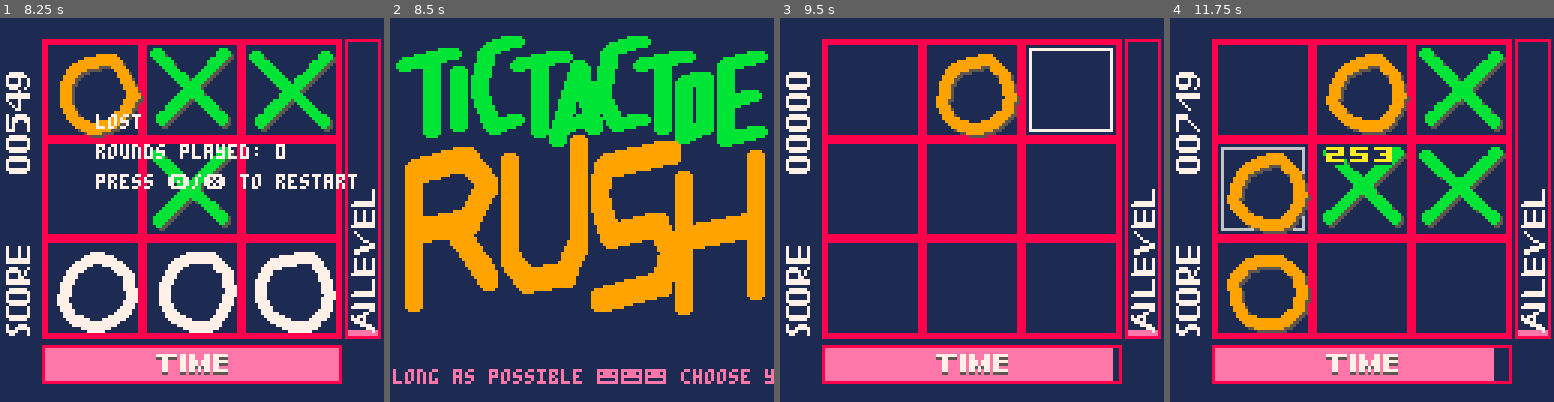
Above: before the commit, frames 1-4 (left to right).
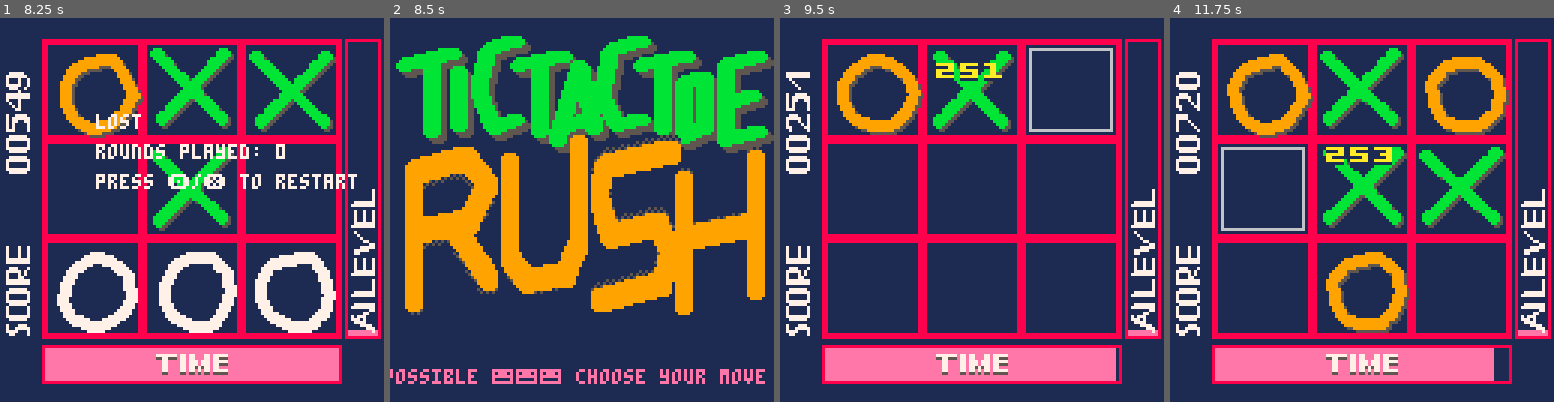
Above: after the commit, the same moments.

Repository: daniig/tttrush
Game: PICO-8 cartridge tictac.p8
The game is run twice, just before and just after one commit, with the same random seed, the same clock (stepped at 60 frames per second) and the same inputs.
Inputs:
- Up to frame 1 (8.25 s): tap X (X key) at 0.33, 0.7, 1.43, 2.58, 3.1, 3.62, 4.13, 4.65, 5.17, 5.68, 6.2, 6.72, 7.23, 7.75 s; tap O (Z key) at 1.07, 1.8, 2.43, 3.07, 3.7, 4.33, 4.97, 5.6, 6.23, 6.87, 7.5, 8.13 s; hold Right 2.33-3.33 s; hold Right 3.38-4.22 s; hold Up 4.27-4.67 s; hold Right 4.72-5.72 s; hold Down 5.77-6.1 s; hold Left 6.15-6.98 s; hold Right 7.03-8.03 s; hold Right from 8.08 s (still down)
- Up to frame 2 (8.5 s): keep holding Right; tap X (X key) at 8.27 s
- Up to frame 3 (9.5 s): tap O (Z key) at 8.77, 9.4 s; tap X (X key) at 8.78, 9.3 s; release Right at 8.92 s; hold Up 8.97-9.37 s; hold Right from 9.42 s (still down)
- Up to frame 4 (11.75 s): tap X (X key) every 0.52 s from 9.82 to 11.37 s; tap O (Z key) at 10.03, 10.67, 11.3 s; release Right at 10.42 s; hold Down 10.47-10.8 s; hold Left 10.85-11.68 s

Frame 1 is identical in both runs. In frame 2, 7.4% of the frame differs, in the area x 0-100%, y 6-96%; in frame 3, 6.7%; in frame 4, 16%, in the area x 1-89%, y 7-83%.

Commit message:
añadido sparkle

Diff:
--- a/tictac.p8
+++ b/tictac.p8
@@ -73,6 +73,8 @@
 hi_brush=6 -- brush for drawing highlights
 title_brush_1_array={11,27,43,59}	--	from darker to lighter
 title_brush_2=42
+title_brush_1_shadow=60
+title_brush_2_shadow=58
 piece_shadows=true
 max_int=32767
 ai_levelup_indicator_cooldown=30
@@ -80,8 +82,10 @@
 fade_white_to_dark_blue={7,6,13,1}
 title_scroll_message_str="hang in against the cpu for as long as possible 😐😐😐 choose your move before the time runs out ⧗⧗⧗ fight an increasingly tough cpu 🐱🐱🐱 don't give up ∧∧∧ "
 title_scroll_message_length=151+3+3+3+3 -- special chars are double-width, we can't use lua's string length
-title_scroll_message_speed=1.75 -- pixels per 1/30 second
+title_scroll_message_speed=2 -- pixels per 1/30 second
 title_scroll_message_width=print(title_scroll_message_str,tscrollx,screen_w,screen_h) -- prints off-screen just to calculate printed string length
+sparkle_sprite_1=12
+sparkle_sprite_2=28
 
 function has_value(t,v) -- table,value
  for i,val in ipairs(t) do
@@ -1062,6 +1066,12 @@
 	else
 		clip()
 	end
+	if title_phase=="full_title" then	--	shadow
+		draw_figure(f_title_line1,
+						-2+2,25-title_y_off+2,
+						title_brush_1_shadow,
+						0, false)
+	end
 	if title_phase!="wait" then
 		draw_figure(f_title_line1,
 						-2,25-title_y_off,
@@ -1095,11 +1105,30 @@
 			else
 				individual_letter_y_off = 0
 			end
+			if title_phase=="full_title" then
+				local trailing_sine_offset=3*sin(((ptimec-4)&0x1f)/0x1f+(i-1)*0.25)
+				fillp(0b1010010110100101.01)
+				draw_figure(figure,
+						8,title_line2_y-title_y_off+trailing_sine_offset+individual_letter_y_off,
+						title_brush_2_shadow,
+						0, false)
+				fillp(0b0000000000000000.01)
+			end
 			draw_figure(figure,
 						8,title_line2_y-title_y_off+sine_offset+individual_letter_y_off,
 						title_brush_2,
 						0, false)
 		end
+	end
+	-- sparkling lights
+	if title_phase=="full_title" then
+		local backup_seed=rnd()
+		srand(dseed)
+		if rnd()<0.5 then
+			spr(t(rnd()<0.75,sparkle_sprite_1,sparkle_sprite_2),
+				screen_w*rnd(),screen_h*0.75*rnd(),1,1,rnd()<0.5,false)
+		end
+		srand(backup_seed)
 	end
 	-- title screen text
 	if title_phase=="full_title" then
@@ -1135,7 +1164,7 @@
 
 function _draw()
 	if ms.phase=="main" then
-		draw_menu(title_phase,ms.ptime,ms.ptimec,0,ms.tscrollx)
+		draw_menu(title_phase,ms.ptime,ms.ptimec,ms.dseed,ms.tscrollx)
 	elseif ms.phase=="playing" then
 		cls(1)
 		draw_board()
Not shown, changed: 24 lines of the sprite sheet (__gfx__) section of tictac.p8
